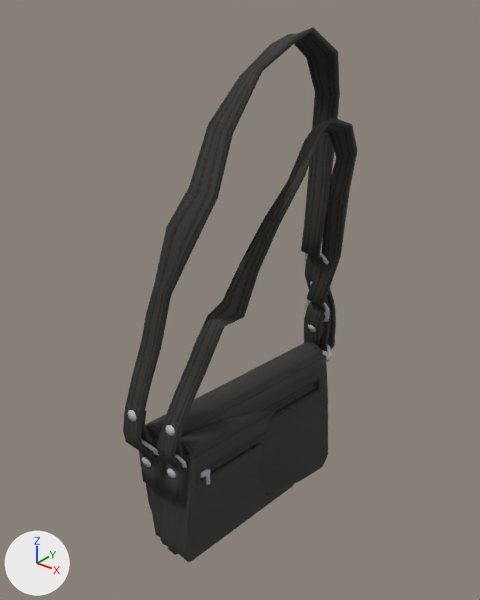
A saved change to the glTF model packages/3d-avatar-maker/assets/models/packs/3d-avatar-maker-wardrobe-accessories/outfit-punkduck_handbag01.glb.
The view is the same before and after, from a camera (50 mm lens) standing at (0.267, -0.648, 1.584) and looking at (-0.225, -0.034, 1.203). Every picture has the same lights, and +X, +Y and +Z are marked at lower left. The older version comes first. Both versions are drawn at full value of the shape key 'age_old' of 'female'; the numbers are the values there. Vertices at exactly the same position are counted once.

The scene before the commit, as lines of its bpy script (objects in view):
```python
me_female_033 = bpy.data.meshes.new('female.033')
me_female_033.from_pydata(...)  # 1803 vertices, 3460 faces; spans x -0.266..-0.13, y -0.192..0.13, z 0.816..1.44
me_female_033.materials.append(mat_punkduck_handbag01_female_leather)  # picture img_outfit_punkduck_handbag01
me_male_033 = bpy.data.meshes.new('male.033')
me_male_033.from_pydata(...)  # 1803 vertices, 3460 faces; spans x -0.284..-0.149, y -0.207..0.133, z 0.84..1.536
me_male_033.materials.append(mat_punkduck_handbag01_male_leather)  # picture img_outfit_punkduck_handbag01
ob_female = bpy.data.objects.new('female', me_female_033)
ob_female.location = (0.0, 0.0, 0.0)
ob_male = bpy.data.objects.new('male', me_male_033)
ob_male.location = (0.0, 0.0, 0.0)
```
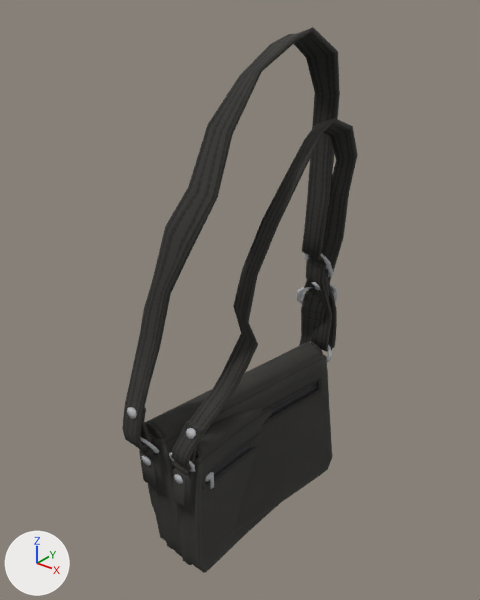
Location of each change, (x1, y1, x2, y2) in pixels of the pictures (480 x 600 px; the box of a moved part takes in the faces that stretch with it):
'male', reshaped: before (123, 27, 340, 546); after (122, 27, 340, 553)
'female', reshaped: before (158, 117, 358, 562); after (169, 118, 358, 573)
part 1 of me_female_033, moved or reshaped: before (201, 469, 210, 478); after (206, 472, 213, 482)
part 2 of me_female_033, moved or reshaped: before (206, 469, 210, 485); after (210, 472, 214, 489)
part 3 of me_female_033, moved or reshaped: before (163, 458, 183, 471); after (171, 460, 191, 476)
part 4 of me_female_033, moved or reshaped: before (175, 454, 187, 468); after (169, 452, 195, 472)
part 5 of me_female_033, moved or reshaped: before (167, 469, 176, 478); after (174, 474, 183, 484)
part 6 of me_female_033, moved or reshaped: before (165, 425, 175, 436); after (186, 428, 196, 439)
part 7 of me_female_033, moved or reshaped: before (158, 119, 358, 562); after (171, 119, 358, 573)
part 8 of me_male_033, moved or reshaped: before (127, 410, 137, 421); after (127, 407, 137, 419)
part 9 of me_male_033, moved or reshaped: before (123, 149, 336, 546); after (122, 149, 337, 553)

What the commit changed:
me_female_033 is used by ob_female; location (0.0, 0.0, 0.0).
me_female_033 had 1803 vertices, 3460 faces and spanned x -0.266..-0.13, y -0.192..0.13, z 0.816..1.44.
me_female_033 now has 1803 vertices, 3460 faces and spans x -0.261..-0.133, y -0.178..0.134, z 0.812..1.439.
me_female_033 part 1: the loose piece of 36 vertices spanning x -0.202..-0.196, y -0.147..-0.133, z 0.993..1.004 is moved by (0.004, 0.004, -0.006).
me_female_033 part 2: the loose piece of 20 vertices spanning x -0.199..-0.196, y -0.139..-0.132, z 0.977..1.001 is moved by (0.004, 0.003, -0.005).
me_female_033 part 3: the loose piece of 30 vertices spanning x -0.234..-0.205, y -0.182..-0.165, z 1.009..1.038 is moved by (0.006, 0.007, -0.009).
me_female_033 part 4: the loose piece of 60 vertices spanning x -0.24..-0.197, y -0.187..-0.17, z 1.026..1.054 is multiplied about its middle by the matrix ((1.012, -0.065, 0.024), (-0.004, 0.938, 0.103), (0.015, 0.104, 0.995)), then moved by (0.007, 0.01, -0.009).
me_female_033 part 5: the loose piece of 17 vertices spanning x -0.229..-0.214, y -0.18..-0.172, z 1.005..1.019 is moved by (0.006, 0.006, -0.01).
me_female_033 part 6: the loose piece of 34 vertices spanning x -0.22..-0.205, y -0.188..-0.176, z 1.08..1.094 is scaled about its middle by (1.02, 0.909, 0.922), then moved by (0.011, 0.023, -0.013).
me_female_033 part 7: 1499 of 1803 vertices moved; they spanned x -0.266..-0.13, y -0.192..0.13, z 0.816..1.44 and now span x -0.261..-0.133, y -0.178..0.134, z 0.812..1.439; mean shift (0.002, 0.006, -0.001); largest move (-0.17, -0.135, 1.224) -> (-0.153, -0.092, 1.187).
Other edits to the shape of me_female_033 do not show in these pictures.
me_male_033 is used by ob_male; location (0.0, 0.0, 0.0).
me_male_033 had 1803 vertices, 3460 faces and spanned x -0.284..-0.149, y -0.207..0.133, z 0.84..1.536.
me_male_033 now has 1803 vertices, 3460 faces and spans x -0.281..-0.149, y -0.207..0.133, z 0.841..1.536.
me_male_033 part 8: the loose piece of 34 vertices spanning x -0.267..-0.251, y -0.205..-0.193, z 1.091..1.106 is moved by (-0.001, 0.0, 0.004).
me_male_033 part 9: 1150 of 1803 vertices moved; they spanned x -0.284..-0.162, y -0.207..0.133, z 0.84..1.337 and now span x -0.281..-0.156, y -0.207..0.133, z 0.841..1.338; mean shift (0.004, 0.0, 0.0); largest move (-0.207, 0.003, 0.856) -> (-0.181, -0.003, 0.852).
Other edits to the shape of me_male_033 do not show in these pictures.
